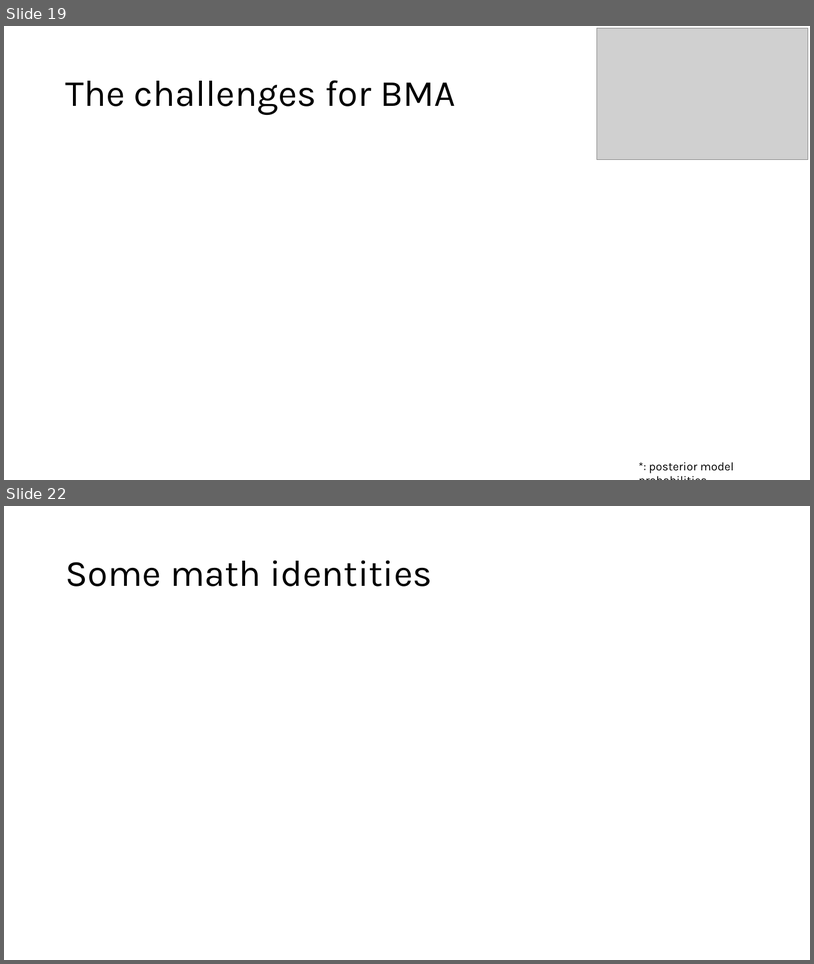
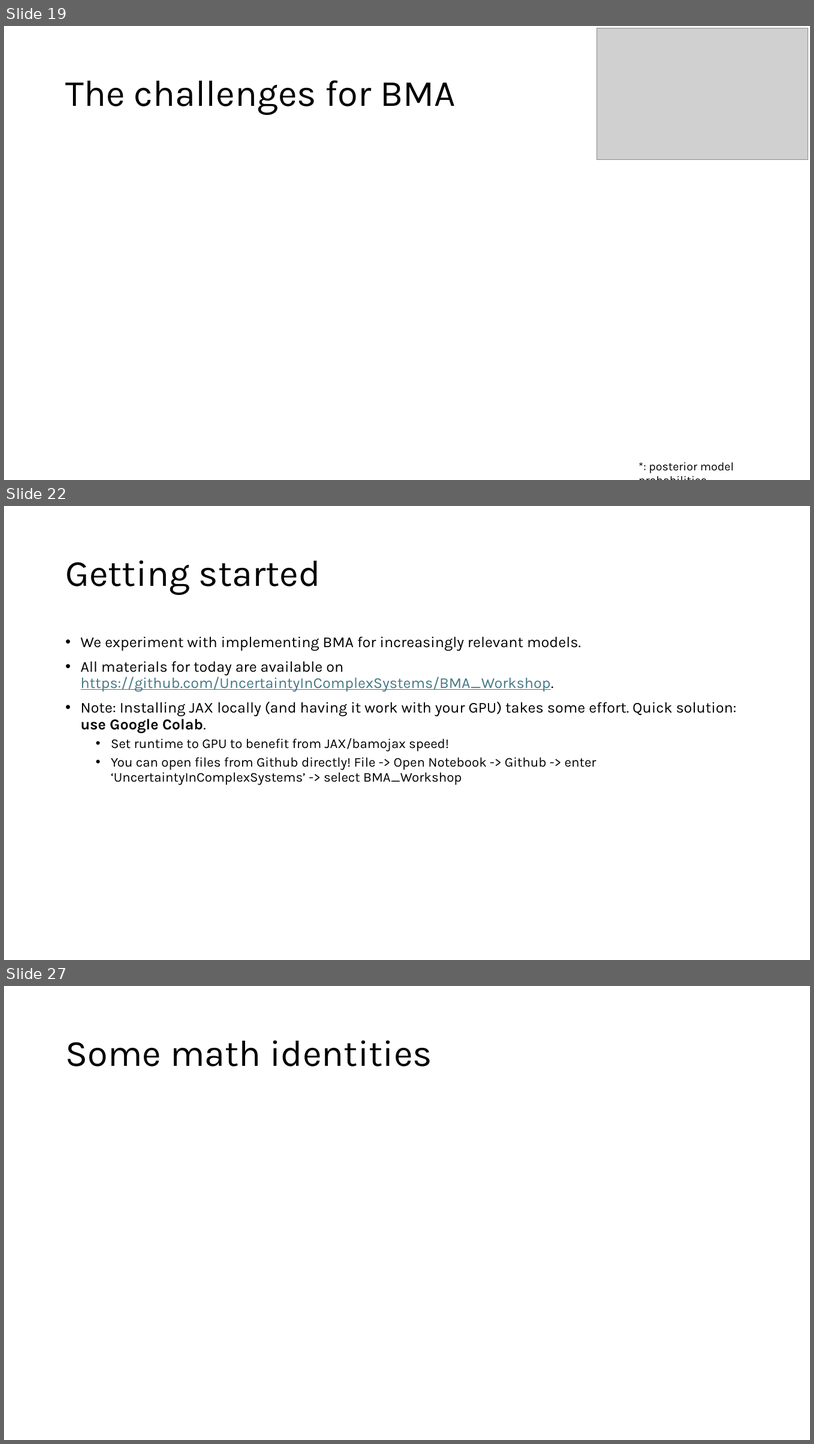
Before and after one commit to UncertaintyInComplexSystems/BMA_Workshop, a slide deck: BMA workshop intro lecture.pptx. Shown one above the other, each under a label of ours: slides 19 and 22 before the commit, slides 19, 22 and 27 after it; the slides between them are not shown. The pictures are 814x964 and 814x1444 pixels, drawn with LibreOffice and Linux fonts; fonts in the diff are those of the drawing; grey boxes stand for pictures. Boxes give left, top, right and bottom in pixels: in the first picture for what was removed or moved away, otherwise in the second. Text is boxed around its words. In the diff, an @@ line names an element or a change of style, - is before the commit and + after.

```diff
--- a/BMA workshop intro lecture.pptx
+++ b/BMA workshop intro lecture.pptx
@@ slide 22 added at (x1=4, y1=506, x2=810, y2=960), background #FFFFFF @@
@@ title added at (x1=65, y1=560, x2=321, y2=595), 44 pt, text #000000 @@
+Getting started
@@ text added at (x1=81, y1=636, x2=737, y2=785), 18 pt, text #000000 @@
+• We experiment with implementing BMA for increasingly relevant models.
+• All materials for today are available on https://github.com/UncertaintyInComplexSystems/BMA_Workshop.
+• Note: Installing JAX locally (and having it work with your GPU) takes some effort. Quick solution: use Google Colab.
+  • Set runtime to GPU to benefit from JAX/bamojax speed!
+  • You can open files from Github directly! File -> Open Notebook -> Github -> enter ‘UncertaintyInComplexSystems’ -> select BMA_Workshop
@@ what was slide 22 is now slide 27 @@
```
Also in this commit, not shown: 1 slide changed, 5 other slides added, 1 slide removed.
